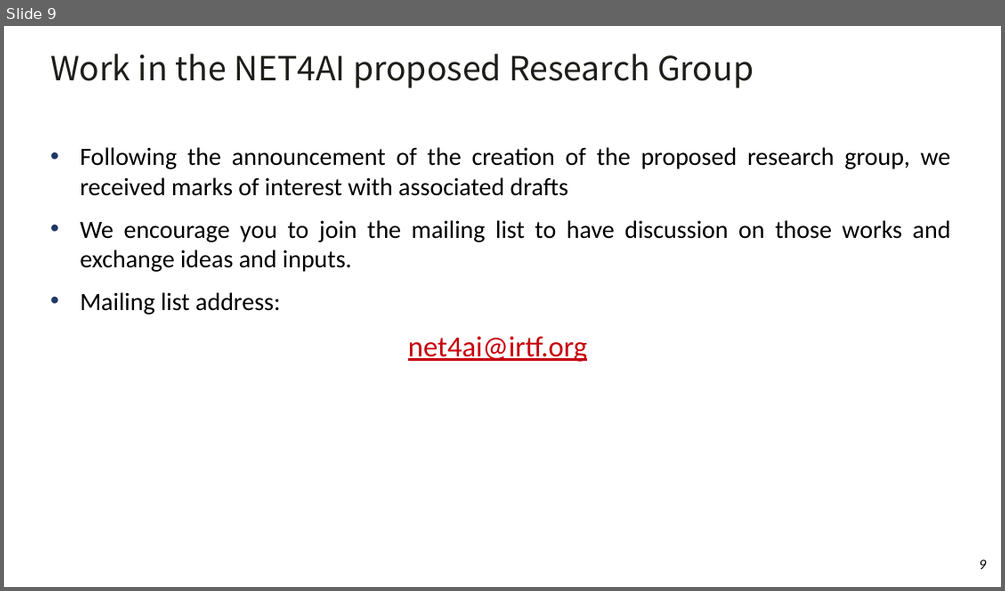
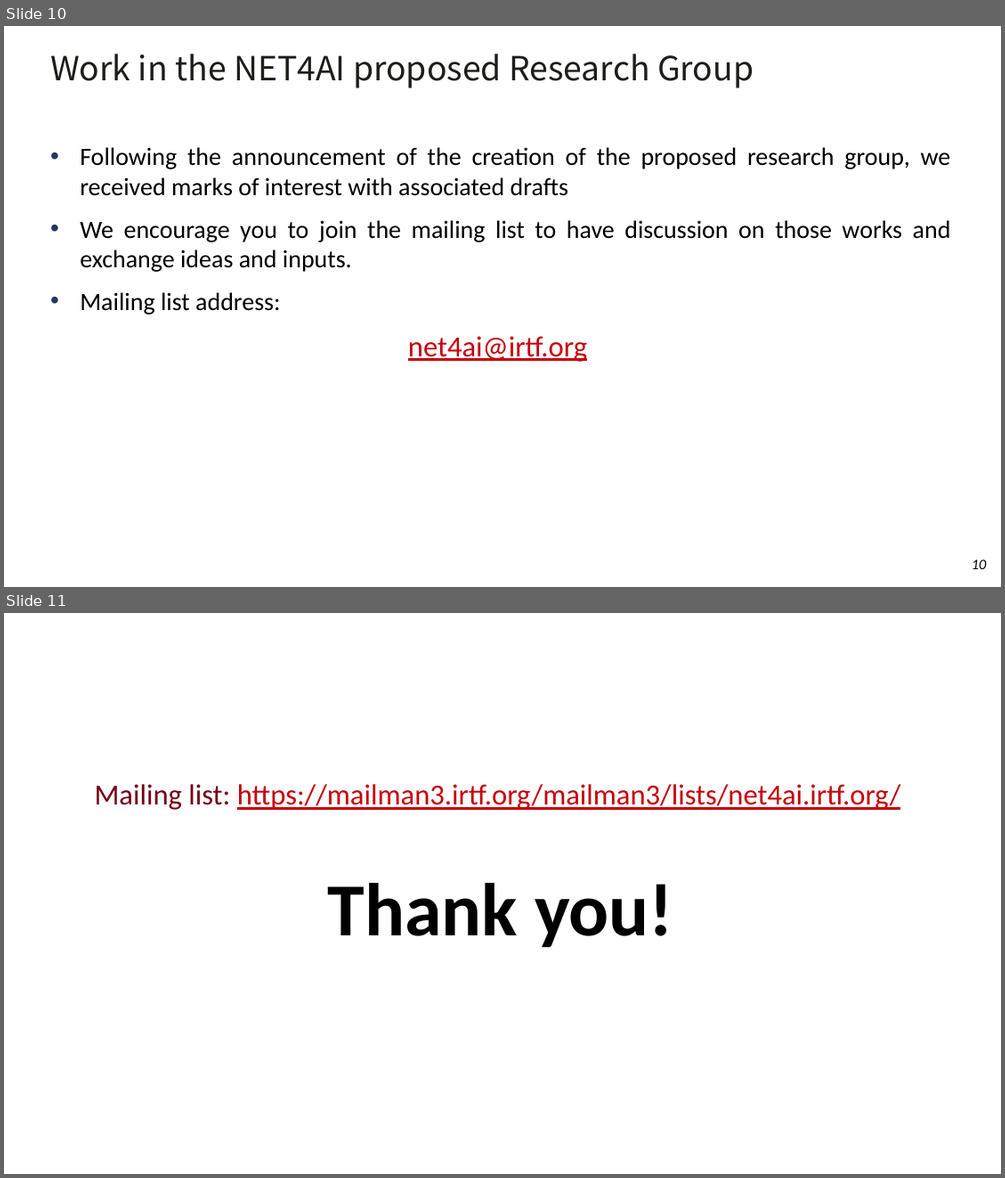
Before and after one commit to IRTF-net4AI/IRTF, a slide deck: slides-127-net4ai-chairs-intro-00.pptx. Shown one above the other, each under a label of ours: slide 9 before the commit, slides 10 and 11 after it. The pictures are 1005x591 and 1005x1178 pixels, drawn with LibreOffice and Linux fonts; fonts in the diff are those of the drawing. Boxes give left, top, right and bottom in pixels: in the first picture for what was removed or moved away, otherwise in the second. Text is boxed around its words. In the diff, an @@ line names an element or a change of style, - is before the commit and + after.

```diff
--- a/slides-127-net4ai-chairs-intro-00.pptx
+++ b/slides-127-net4ai-chairs-intro-00.pptx
@@ slide 11 added at (4,613,1001,1174), background #FFFFFF @@
@@ text added at (95,784,901,948), 28 pt, text #C7000B, underline @@
+Mailing list: https://mailman3.irtf.org/mailman3/lists/net4ai.irtf.org/
+Thank you!
@@ what was slide 9 is now slide 10 @@
@@ page number at (971,559,987,569): text changed @@
-9
+10
```
Also in this commit, not shown: 1 other slide added.
